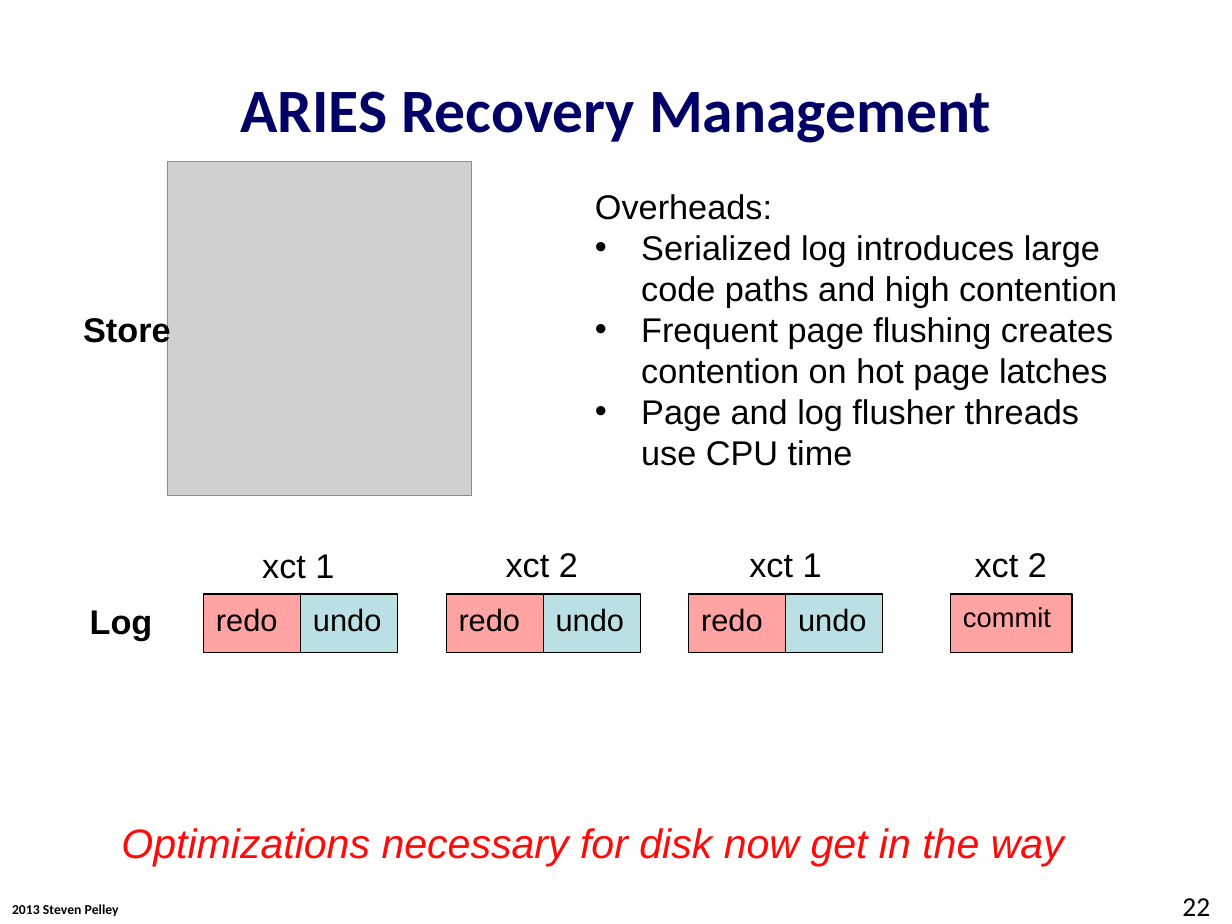
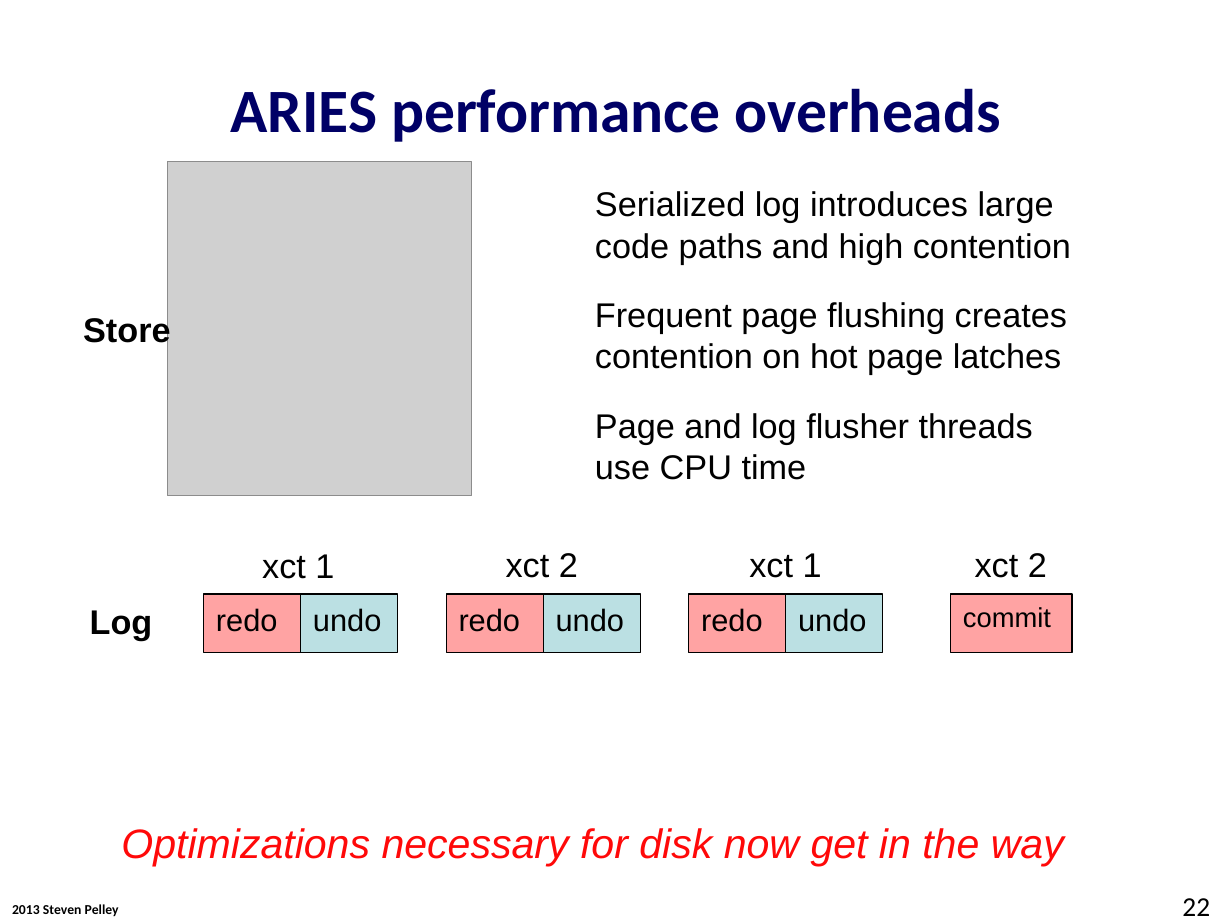
Before and after one commit to Abulila/dissertation, a slide deck: slide 22 of proposal/proposal.pptx. Drawn at 1232x924 pixels with LibreOffice and Linux fonts; fonts in the diff are those of the drawing; grey boxes stand for pictures; background and template pictures are left out. Boxes give left, top, right and bottom in pixels: in the first picture for what was removed or moved away, otherwise in the second. Text is boxed around its words. In the diff, an @@ line names an element or a change of style, - is before the commit and + after.

```diff
--- a/proposal/proposal.pptx
+++ b/proposal/proposal.pptx
@@ title at (230,88,1001,142): text changed @@
-ARIES Recovery Management
+ARIES performance overheads
@@ text "Serialized log introduces large code ..." at (595,191,1071,480): bullet • to none @@
@@ text at (595,194,772,220): paragraph removed @@
-Overheads:
```
Also in this commit, not shown: 14 other slides changed.
